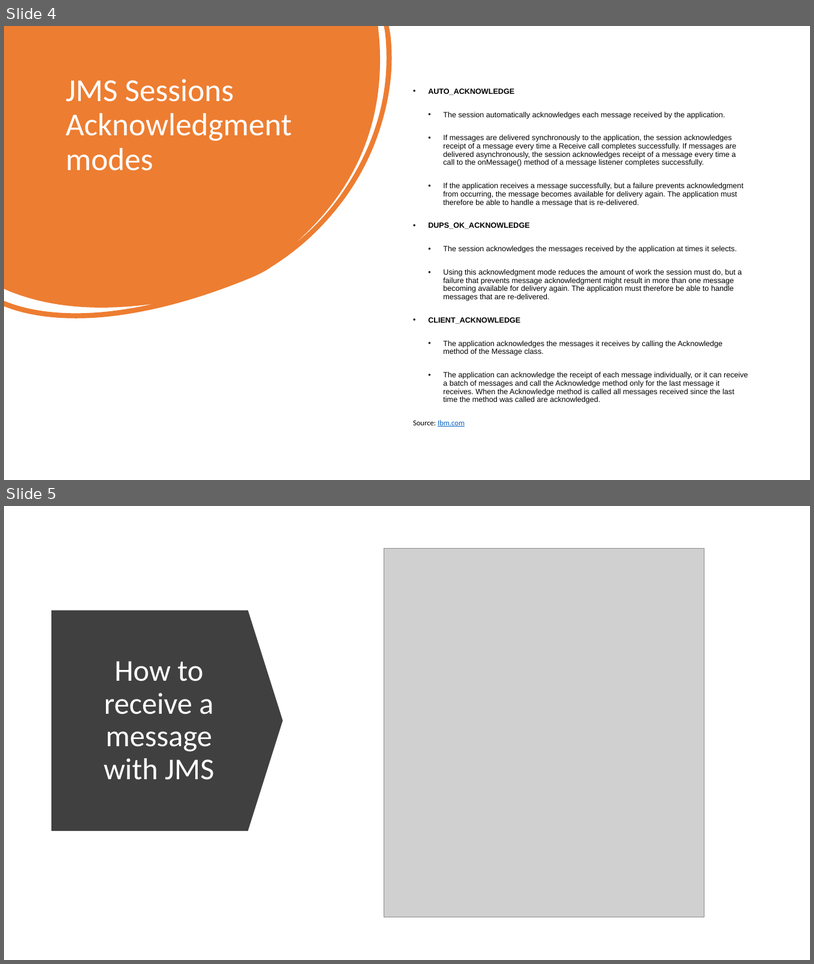
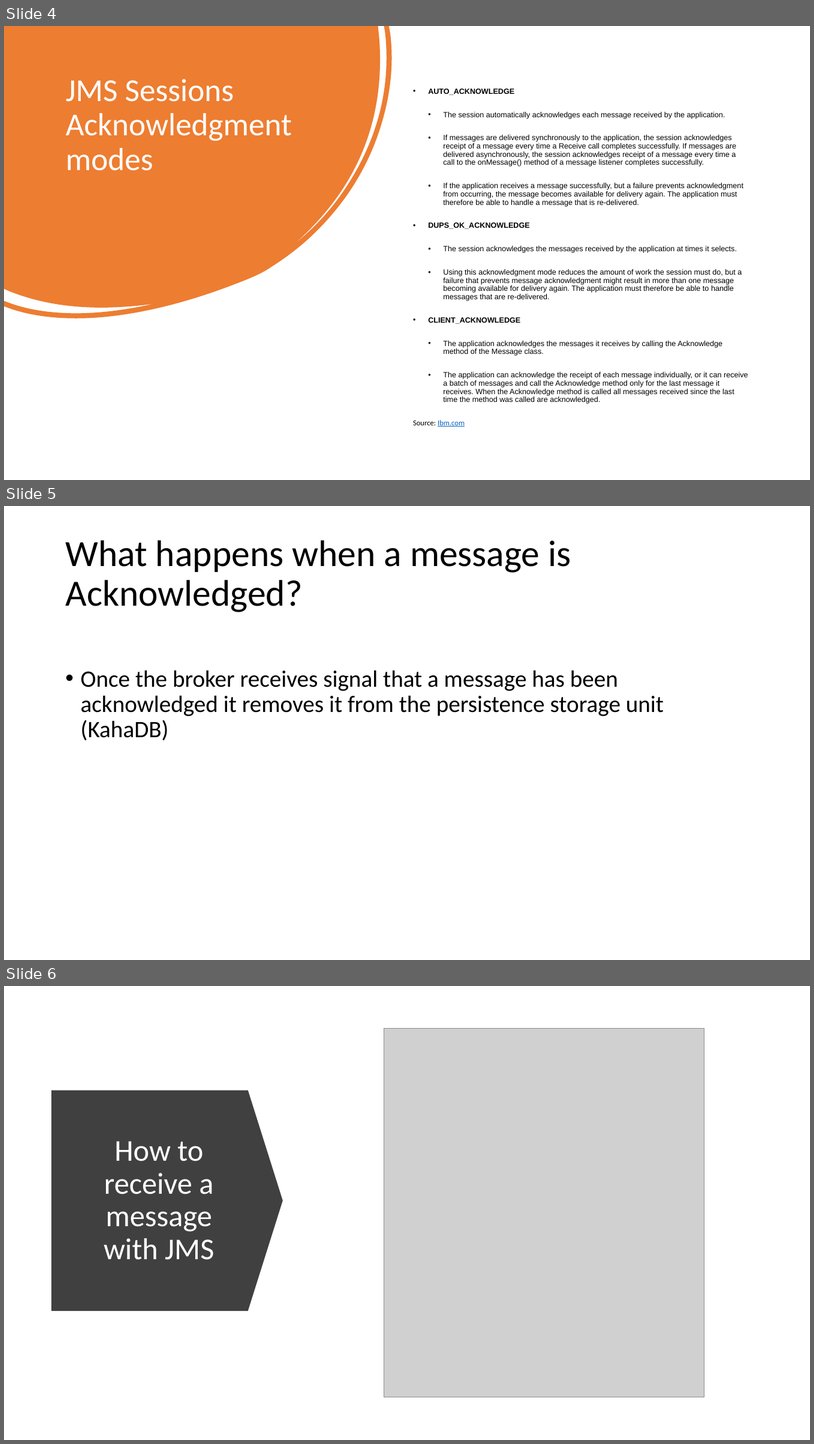
Before and after one commit to FontysVenlo/ActiveMQ_ESDE_FK, a slide deck: Diagrams/presentation.pptx. Shown one above the other, each under a label of ours: slides 4 and 5 before the commit, slides 4, 5 and 6 after it. The pictures are 814x964 and 814x1444 pixels, drawn with LibreOffice and Linux fonts; fonts in the diff are those of the drawing; grey boxes stand for pictures. Boxes give left, top, right and bottom in pixels: in the first picture for what was removed or moved away, otherwise in the second. Text is boxed around its words. In the diff, an @@ line names an element or a change of style, - is before the commit and + after.

```diff
--- a/Diagrams/presentation.pptx
+++ b/Diagrams/presentation.pptx
@@ slide 5 added at (4,506,810,960), background #FFFFFF @@
@@ title added at (65,540,572,612), 44 pt, text #000000 @@
+What happens when a message is Acknowledged?
@@ text added at (81,670,664,741), 28 pt, text #000000 @@
+• Once the broker receives signal that a message has been acknowledged it removes it from the persistence storage unit (KahaDB)
@@ what was slide 5 is now slide 6 @@
```
Also in this commit, not shown: 2 other slides added, 1 slide removed, 22 other files.
